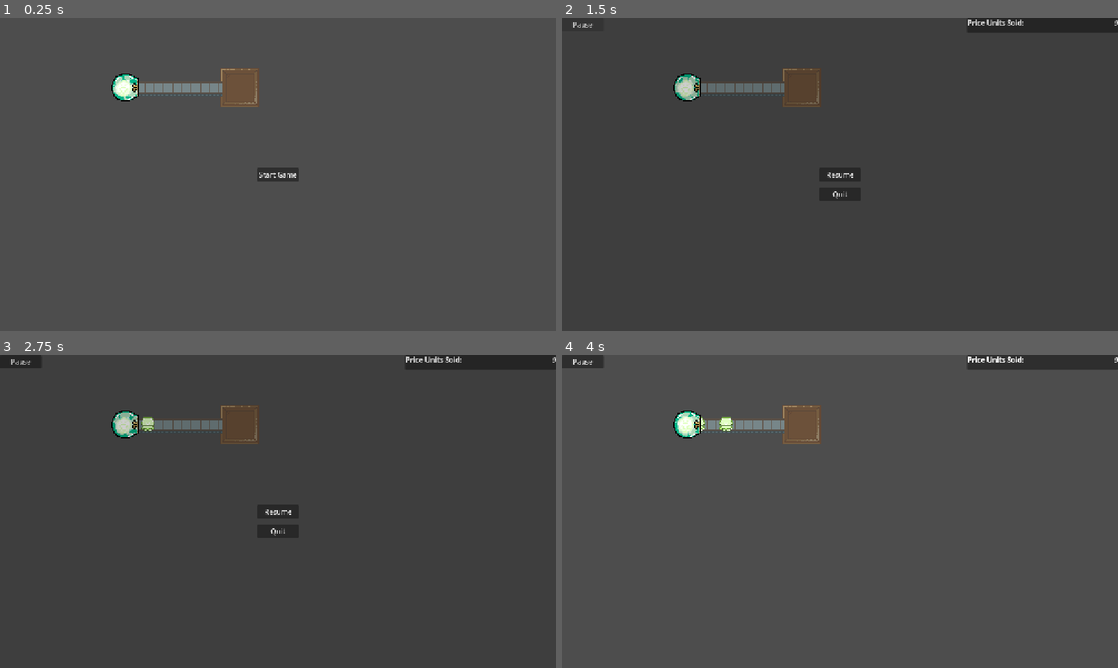
Above: before the commit, frames 1-4 (two rows, left to right).
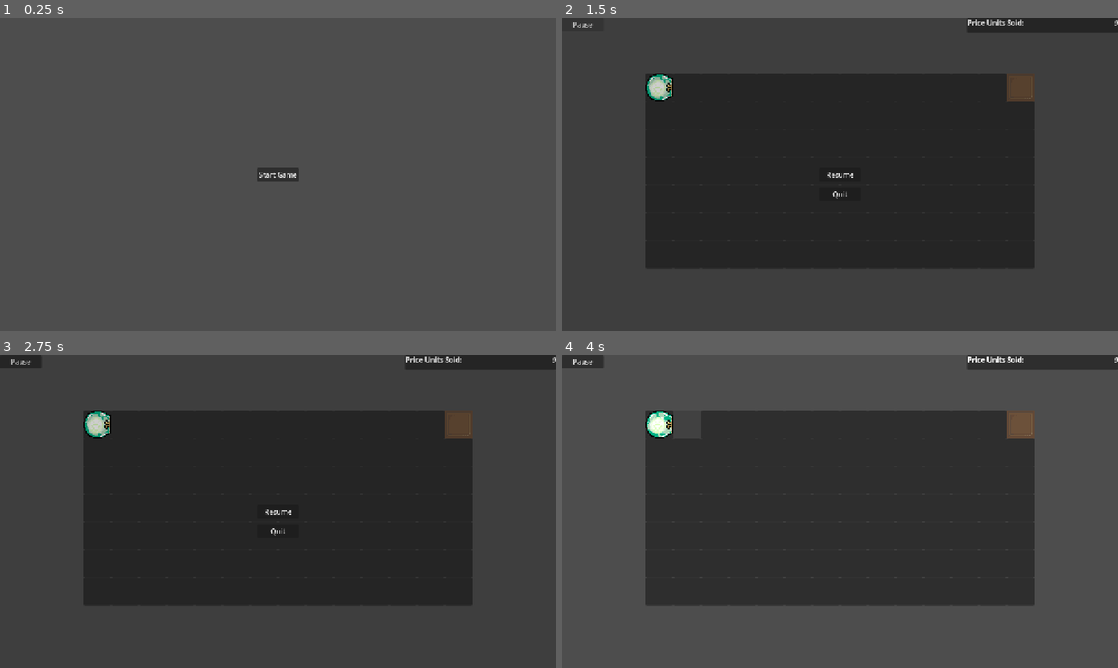
Above: after the commit, the same moments.

Repository: SemaLuna/everybodys-got-a-price
Game: Godot game, scene res://main.tscn
Two runs of this game, one before a commit and one after it. Both use one fixed random seed, a clock stepped at 60 frames per second and the inputs below.
Inputs (mouse positions are in pixels of both pictures, inside the frame that each line leads up to):
- Up to frame 1 (0.25 s): no input
- Up to frame 2 (1.5 s): click "Start Game" at 0.5 s; click "Pause" at 1.25 s
- Up to frame 3 (2.75 s): click (100, 423) at 2.02 s
- Up to frame 4 (4 s): click "Resume" at 2.75 s; click (684, 423) at 3.52 s

The runs differ from the first frame. In frame 1, 1.5% of the frame differs, in the area x 20-47%, y 16-29%; in frame 2, 41%; in frame 3, 41%; in frame 4, 43%, in the area x 15-85%, y 16-80%.

Commit message:
add better planning phase

Diff:
--- /dev/null
+++ b/grid_cell.tscn
@@ -0,0 +1,7 @@
+[gd_scene format=3 uid="uid://5ds8r0upd1id"]
+
+[node name="GridCell" type="Button" unique_id=684965855]
+custom_minimum_size = Vector2(64, 64)
+custom_maximum_size = Vector2(64, 64)
+offset_right = 72.0
+offset_bottom = 72.0
--- a/main.gd
+++ b/main.gd
@@ -9,7 +9,7 @@
 func _ready() -> void:
 	uiItems = [$MainMenu, $PauseMenu, $HUD]
 	reset_game_state()
-	$PlanningPhase/Trash.connect("increase_score", on_increase_score)
+	$PlanningPhase.trashInstance.connect("item_delivered", on_increase_score)
 
 func _process(delta: float) -> void:
 	if (is_game_started):
@@ -25,12 +25,14 @@
 	is_game_paused = false
 	price_units_sold = 0
 	show_ui($MainMenu)
+	$PlanningPhase.hide()
 	var menu = $MainMenu
 	menu.custom_function()
 
 func start_game() -> void:
 	is_game_started = true
 	show_ui($HUD)
+	$PlanningPhase.show()
 
 func handle_pause() -> void:
 	if (!is_game_started): pass
@@ -44,10 +46,12 @@
 func pause_game() -> void:
 	# TODO make sure all the other logic pauses (e.g. timers)
 	$PauseMenu.show()
+	$PlanningPhase.stop_animation()
 
 func unpause_game() -> void:
 	# TODO make sure all other logic restarts (e.g. timers) when unpausing
 	$PauseMenu.hide()
+	$PlanningPhase.start_animation()
 
 func quit_game() -> void:
 	reset_game_state()
--- a/main.tscn
+++ b/main.tscn
@@ -4,7 +4,7 @@
 [ext_resource type="PackedScene" uid="uid://dlbtyk26gjp58" path="res://ui/hud.tscn" id="2_1bvp3"]
 [ext_resource type="PackedScene" uid="uid://csd31gpptv3ct" path="res://ui/main_menu.tscn" id="2_h2yge"]
 [ext_resource type="PackedScene" uid="uid://dl632clw4jg3t" path="res://ui/pause_menu.tscn" id="4_1bvp3"]
-[ext_resource type="PackedScene" uid="uid://2ok7dwr13r6m" path="res://scene/planning.tscn" id="5_lquwl"]
+[ext_resource type="PackedScene" uid="uid://2ok7dwr13r6m" path="res://scene/planning_phase.tscn" id="5_lquwl"]
 [ext_resource type="PackedScene" uid="uid://26y05ms0sofe" path="res://scene/conveyor.tscn" id="6_7mycd"]
 
 [sub_resource type="TileSetScenesCollectionSource" id="TileSetScenesCollectionSource_272bh"]
@@ -27,7 +27,6 @@
 [node name="Timer" type="Timer" parent="." unique_id=2009036978]
 
 [node name="PlanningPhase" parent="." unique_id=222239368 instance=ExtResource("5_lquwl")]
-position = Vector2(320, 192)
 
 [node name="TileMapLayer" type="TileMapLayer" parent="." unique_id=559005502]
 position = Vector2(40, -520)
--- /dev/null
+++ b/scene/planning_phase.gd
@@ -0,0 +1,39 @@
+extends Node2D
+
+@export var grid_cell: PackedScene
+@export var producer: PackedScene
+@export var trash: PackedScene
+var halfCell = Vector2(32,32)
+
+var MAX_COLUMNS = 14
+var ROWS = 7 #Not configured directly, but expected based on container size
+var producerInstance = null
+var trashInstance = null
+
+func _ready() -> void:
+	populate_grid()
+
+func populate_grid() -> void:
+	var container = $GridContainer
+	container.columns = MAX_COLUMNS
+	if not grid_cell || not producer || not trash: pass
+
+	for i in range(MAX_COLUMNS*ROWS):
+		var newCell = grid_cell.instantiate()
+		if (i == 0):
+			producerInstance = producer.instantiate()
+			newCell.add_child(producerInstance)
+			producerInstance.translate(halfCell)
+		else: if (i == (MAX_COLUMNS - 1)):
+			trashInstance = trash.instantiate()
+			newCell.add_child(trashInstance)
+			trashInstance.translate(halfCell)
+		container.add_child(newCell)
+
+func stop_animation():
+	var animation_node = producerInstance.get_node('Animation')
+	animation_node.pause()
+
+func start_animation():
+	var animation_node = producerInstance.get_node('Animation')
+	animation_node.play()
--- /dev/null
+++ b/scene/planning_phase.tscn
@@ -0,0 +1,31 @@
+[gd_scene format=3 uid="uid://2ok7dwr13r6m"]
+
+[ext_resource type="Script" uid="uid://cfpvxeve8hqyv" path="res://scene/planning_phase.gd" id="1_r32hj"]
+[ext_resource type="PackedScene" uid="uid://vdl48k7220cp" path="res://scene/producer.tscn" id="2_phd41"]
+[ext_resource type="PackedScene" uid="uid://bfmlsm3rk6363" path="res://scene/trash.tscn" id="3_2xhhf"]
+[ext_resource type="PackedScene" uid="uid://5ds8r0upd1id" path="res://grid_cell.tscn" id="4_phd41"]
+
+[node name="PlanningPhase" type="Node2D" unique_id=222239368]
+script = ExtResource("1_r32hj")
+grid_cell = ExtResource("4_phd41")
+producer = ExtResource("2_phd41")
+trash = ExtResource("3_2xhhf")
+
+[node name="GridContainer" type="GridContainer" parent="." unique_id=535380836]
+propagate_maximum_size = false
+anchors_preset = 8
+anchor_left = 0.5
+anchor_top = 0.5
+anchor_right = 0.5
+anchor_bottom = 0.5
+offset_left = 192.0
+offset_top = 128.0
+offset_right = 1088.0
+offset_bottom = 576.0
+grow_horizontal = 2
+grow_vertical = 2
+size_flags_horizontal = 4
+size_flags_vertical = 4
+theme_override_constants/h_separation = 0
+theme_override_constants/v_separation = 0
+columns = 14
--- a/scene/producer.tscn
+++ b/scene/producer.tscn
@@ -401,7 +401,7 @@
 [node name="Detector" parent="." unique_id=873267539 instance=ExtResource("2_ius02")]
 position = Vector2(60.6, 0)
 
-[node name="AnimatedSprite2D" type="AnimatedSprite2D" parent="." unique_id=1175320286]
+[node name="Animation" type="AnimatedSprite2D" parent="." unique_id=1175320286]
 z_index = 2
 rotation = 6.2831855
 scale = Vector2(2, 2)
--- a/scene/trash.tscn
+++ b/scene/trash.tscn
@@ -14,7 +14,7 @@
 shape = SubResource("RectangleShape2D_dfegk")
 
 [node name="Sprite2D" type="Sprite2D" parent="." unique_id=929262745]
-scale = Vector2(2, 2)
+scale = Vector2(1.4, 1.4)
 texture = ExtResource("1_bnwpc")
 
 [node name="ItemHolder" parent="." unique_id=1173343974 instance=ExtResource("3_dltdn")]
--- a/scripts/trash.gd
+++ b/scripts/trash.gd
@@ -1,7 +1,7 @@
 extends Area2D
 
 @onready var item_holder = $ItemHolder
-signal increase_score
+signal item_delivered
 
 func can_receive_item():
 	return item_holder.get_child_count() == 0
@@ -12,4 +12,4 @@
 func _on_item_holder_item_ready():
 	var item = item_holder.offload_item()
 	item.queue_free()
-	increase_score.emit()
+	item_delivered.emit()
Not shown: 1 places in scene/planning.tscn that only renumber resources
Not shown, added: scene/planning_phase.gd.uid
